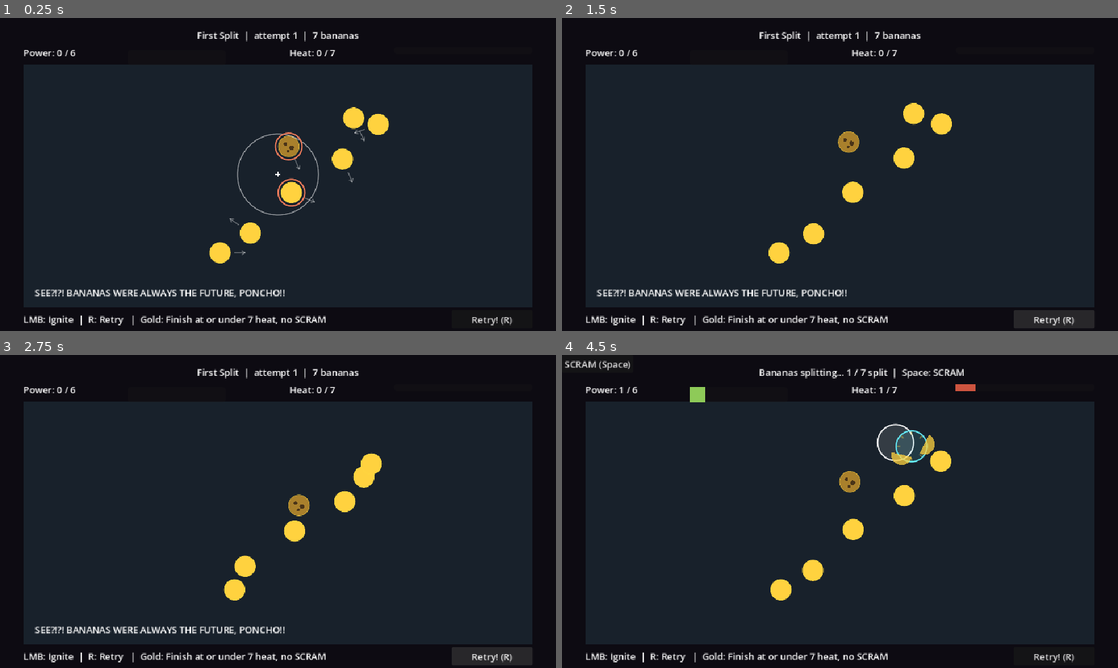
Above: before the commit, frames 1-4 (two rows, left to right).
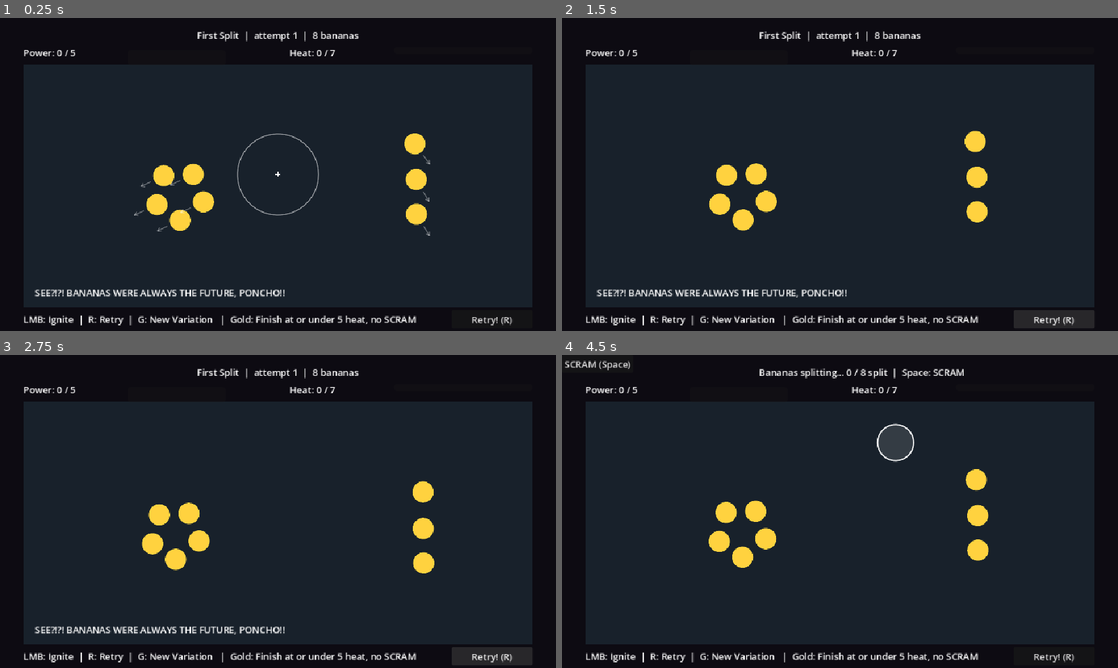
Above: after the commit, the same moments.

Repository: UnderstoodUseYourUsernameHere/banana-fission
Game: Godot game, scene res://scenes/main.tscn
The game is run twice, just before and just after one commit, with the same random seed, the same clock (stepped at 60 frames per second) and the same inputs.
Inputs (mouse positions are in pixels of both pictures, inside the frame that each line leads up to):
- Up to frame 1 (0.25 s): no input
- Up to frame 2 (1.5 s): click "Retry! (R)" at 0.5 s; click "Retry! (R)" at 1.25 s
- Up to frame 3 (2.75 s): click "Retry! (R)" at 2 s
- Up to frame 4 (4.5 s): tap Enter at 2.75 s; move the mouse to (962, 495) at 2.77 s; hold Right 2.78-3.5 s; hold G (new_layout) 2.78-3.5 s; click (962, 495) at 2.92 s; tap Space (scram) at 3.05 s; drag from (728, 527) to (812, 574) at 3.52 s; tap R (restart) at 4.25 s; move the mouse to (895, 442) at 4.27 s; press the mouse at (895, 442) at 4.28 s; hold Right from 4.28 s (still down)

The runs differ from the first frame. In frame 1, 4.3% of the frame differs, in the area x 12-78%, y 4-99%; in frame 2, 4.0%; in frame 3, 3.9%; in frame 4, 4.5%, in the area x 10-77%, y 4-99%.

Commit message:
feat: add directed movement controls to generated formations

Diff:
--- a/scenes/levels/level_01.tscn
+++ b/scenes/levels/level_01.tscn
@@ -1,55 +1,40 @@
 [gd_scene format=3 uid="uid://lcivk4n1sl6u"]
 
 [ext_resource type="Script" uid="uid://b5nhbirq8p17h" path="res://scripts/level.gd" id="1_i2aat"]
-[ext_resource type="PackedScene" uid="uid://chn41nef2631r" path="res://scenes/banana.tscn" id="2_2djvx"]
 [ext_resource type="Script" uid="uid://bhow36grxpksq" path="res://scripts/formation_rule.gd" id="2_uvc87"]
 
 [sub_resource type="Resource" id="Resource_c5o3r"]
 script = ExtResource("2_uvc87")
+guaranteed_solution = true
+anchor = Vector2(300, 290)
+anchor_jitter = Vector2(20, 15)
+spacing_jitter = 3.0
+drift_speed = 20.0
+speed_jitter = 7.0
+drift_angle_degrees = 21.0
+direction_mode = 1
+metadata/_custom_type_script = "uid://bhow36grxpksq"
+
+[sub_resource type="Resource" id="Resource_2djvx"]
+script = ExtResource("2_uvc87")
+normal_count = 3
+pattern = 0
+anchor = Vector2(730, 250)
+anchor_jitter = Vector2(20, 20)
+spacing = 62.0
+spacing_jitter = 3.0
+position_jitter = 2.0
+rotation_degrees = 90.0
+rotation_jitter_degrees = 20.0
+separation_from_others = 200.0
+wall_margin = 35.0
 metadata/_custom_type_script = "uid://bhow36grxpksq"
 
 [node name="Level" type="Node2D" unique_id=964198586]
 script = ExtResource("1_i2aat")
 title = "First Split"
 ratticus_line = "SEE?!?! BANANAS WERE ALWAYS THE FUTURE, PONCHO!!"
-gold_heat_limit = 8
-formations = Array[ExtResource("2_uvc87")]([SubResource("Resource_c5o3r")])
-
-[node name="Banana" parent="." unique_id=993941136 instance=ExtResource("2_2djvx")]
-position = Vector2(500, 300)
-drift_speed = 14.0
-start_angle_degrees = 22.0
-
-[node name="Banana2" parent="." unique_id=71259297 instance=ExtResource("2_2djvx")]
-position = Vector2(488, 199)
-kind = 1
-reaction_radius = 160.0
-power_yield = 3
-heat_yield = 4
-drift_speed = 100.0
-start_angle_degrees = 65.0
-
-[node name="Banana3" parent="." unique_id=1745667669 instance=ExtResource("2_2djvx")]
-position = Vector2(600, 150)
-drift_speed = 100.0
-start_angle_degrees = 65.0
-
-[node name="Banana4" parent="." unique_id=213498638 instance=ExtResource("2_2djvx")]
-position = Vector2(660, 181)
-drift_speed = 30.0
-start_angle_degrees = 160.0
-
-[node name="Banana5" parent="." unique_id=1736657249 instance=ExtResource("2_2djvx")]
-position = Vector2(589, 238)
-drift_speed = 24.0
-start_angle_degrees = 67.0
-
-[node name="Banana6" parent="." unique_id=248285369 instance=ExtResource("2_2djvx")]
-position = Vector2(438, 375)
-drift_speed = 27.0
-start_angle_degrees = 215.0
-
-[node name="Banana7" parent="." unique_id=558535088 instance=ExtResource("2_2djvx")]
-position = Vector2(365, 405)
-drift_speed = 60.0
-start_angle_degrees = 360.0
+power_target = 5
+gold_heat_limit = 5
+fixed_seed = 12345
+formations = Array[ExtResource("2_uvc87")]([SubResource("Resource_c5o3r"), SubResource("Resource_2djvx")])
--- a/scenes/levels/level_02.tscn
+++ b/scenes/levels/level_02.tscn
@@ -1,16 +1,7 @@
 [gd_scene format=3 uid="uid://bomelqoasq4ti"]
 
 [ext_resource type="Script" uid="uid://b5nhbirq8p17h" path="res://scripts/level.gd" id="1_vq1pa"]
-[ext_resource type="Script" uid="uid://bbbhkkqquiygk" path="res://scripts/spawn_rule.gd" id="2_3acmf"]
 [ext_resource type="PackedScene" uid="uid://chn41nef2631r" path="res://scenes/banana.tscn" id="2_c5o3r"]
-
-[sub_resource type="Resource" id="Resource_i2aat"]
-script = ExtResource("2_3acmf")
-count = 8
-speed_min = 49.0
-speed_max = 106.0
-min_spacing = 46.0
-metadata/_custom_type_script = "uid://bbbhkkqquiygk"
 
 [node name="Level" type="Node2D" unique_id=964198586]
 script = ExtResource("1_vq1pa")
@@ -19,7 +10,6 @@
 power_target = 7
 heat_limit = 8
 gold_heat_limit = 9
-spawn_rules = Array[ExtResource("2_3acmf")]([SubResource("Resource_i2aat")])
 
 [node name="Banana" parent="." unique_id=993941136 instance=ExtResource("2_c5o3r")]
 position = Vector2(345, 45)
--- a/scripts/formation_rule.gd
+++ b/scripts/formation_rule.gd
@@ -7,27 +7,38 @@
 	ARC
 }
 
+enum DirectionMode {
+	ANGLE,
+	TOWARD_POINT,
+	AWAY_FROM_POINT
+}
+
 @export_group("Contents")
 @export_range(0, 30, 1) var normal_count: int = 5
 @export_range(0, 10 ,1) var overripe_count: int = 0
 
 @export var guaranteed_solution: bool = false ## Means this formation must have a solution
+@export var shuffle_kinds: bool = true
 
 @export_group("Shape")
 @export var pattern: Pattern = Pattern.RING
 @export var anchor: Vector2 = Vector2(480.0, 290.0)
 @export var anchor_jitter: Vector2 = Vector2(30.0, 30.0)
-@export_range(38.0, 100.0, 1.0) var spacing: float = 4.0
+@export_range(38.0, 100.0, 1.0) var spacing: float = 55.0
 @export_range(0.0, 15.0, 1.0) var spacing_jitter: float = 4.0
 @export_range(0.0, 12.0, 1.0) var position_jitter: float = 3.0
 @export_range(-180.0, 180.0, 1.0) var rotation_degrees: float = 0.0
+@export_range(0.0, 180.0, 1.0) var rotation_jitter_degrees: float = 180.0
 @export_range(30.0, 330.0, 1.0) var arc_degrees: float = 180.0
-@export_range(36.0, 220.0, 1.0) var seperation_from_others: float = 80.0
+@export_range(36.0, 220.0, 1.0) var separation_from_others: float = 80.0
 @export_range(0.0, 150.0, 1.0) var wall_margin: float = 50.0
 
 @export_group("Motion")
 @export_range(0.0, 160.0, 1.0) var drift_speed: float = 60.0
 @export_range(0.0, 30.0, 1.0) var speed_jitter: float = 4.0
+@export_range(0.0, 30.0, 1.0) var individual_speed_jitter: float = 0.0
 @export_range(0.0, 360.0, 1.0) var drift_angle_degrees: float = 0.0
+@export var direction_mode: DirectionMode = DirectionMode.ANGLE
+@export var motion_target: Vector2 = Vector2(480.0, 290.0)
 @export_range(0.0, 180.0, 1.0) var drift_angle_jitter_degrees: float = 180.0
 @export_range(0.0, 25.0, 1.0) var individual_angle_jitter_degrees: float = 4.0 ## Jitter degrees per banana, ignored when guaranteed is on
--- a/scripts/level_generator.gd
+++ b/scripts/level_generator.gd
@@ -85,7 +85,8 @@
 	for _index in range(rule.overripe_count):
 		kinds.append(Banana.Kind.OVERRIPE)
 
-	_shuffle_kinds(kinds, rng)
+	if rule.shuffle_kinds:
+		_shuffle_kinds(kinds, rng)
 
 	for _attempt in range(MAX_FORMATION_TRIES):
 		var chosen_spacing: float = maxf(MIN_INTERNAL_DISTANCE, rule.spacing + rng.randf_range(-rule.spacing_jitter, rule.spacing_jitter))
@@ -150,8 +151,22 @@
 			rule.drift_speed + rng.randf_range(-rule.speed_jitter, rule.speed_jitter)
 		)
 
+		var base_angle: float = rule.drift_angle_degrees
+		match rule.direction_mode:
+			FormationRule.DirectionMode.TOWARD_POINT:
+				var toward_target: Vector2 = (rule.motion_target - center)
+				if toward_target.length_squared() > 0.001:
+					base_angle = rad_to_deg(toward_target.angle())
+			FormationRule.DirectionMode.AWAY_FROM_POINT:
+				var away_from_target: Vector2 = (center - rule.motion_target)
+				if away_from_target.length_squared() > 0.001:
+					base_angle = rad_to_deg(away_from_target.angle())
+
 		var shared_angle: float = (
-			rule.drift_angle_degrees + rng.randf_range(-rule.drift_angle_jitter_degrees, rule.drift_angle_jitter_degrees)
+			base_angle + rng.randf_range(
+				-rule.drift_angle_jitter_degrees,
+				rule.drift_angle_jitter_degrees
+			)
 		)
 
 		var specs: Array[Dictionary] = []
@@ -164,8 +179,8 @@
 				speed = maxf(
 					0.0,
 					shared_speed + rng.randf_range(
-						-rule.speed_jitter,
-						rule.speed_jitter
+						-rule.individual_speed_jitter,
+						rule.individual_speed_jitter
 					)
 				)
 
@@ -296,7 +311,7 @@
 	var heat: int = 0
 
 	for spec in specs:
-		var which: Banana.Kind = spec["Kind"]
+		var which: Banana.Kind = spec["kind"]
 		var stats: Dictionary = Banana.stats_for_kind(which)
 
 		power += int(stats["power"])
--- a/scripts/main.gd
+++ b/scripts/main.gd
@@ -45,6 +45,7 @@
 var earned_stars: int = 0
 
 var layout_ready: bool = false
+var layout_error: String = ""
 
 func _ready() -> void:
 	_load_level()
@@ -57,7 +58,7 @@
 	continue_button.pressed.connect(_on_continue_pressed)
 	scram_button.pressed.connect(_use_scram)
 	scram_button.visible = false
-	help_label.text = "LMB: Ignite  |  R: Retry   |  Gold: Finish at or under %d heat, no SCRAM" % mini(level.gold_heat_limit, heat_limit)
+	help_label.text = "LMB: Ignite  |  R: Retry  |  G: New Variation   |  Gold: Finish at or under %d heat, no SCRAM" % mini(level.gold_heat_limit, heat_limit)
 	_update_status()
 	print("Bananilator ready!")
 
@@ -97,6 +98,12 @@
 		_use_scram()
 		return
 
+	if event.is_action_pressed("new_layout"):
+		get_viewport().set_input_as_handled()
+		Progress.attempt_seed = 0
+		get_tree().reload_current_scene()
+		return
+
 	if event.is_action_pressed("next_level"):
 		get_viewport().set_input_as_handled()
 		Progress.current_level = (Progress.current_level + 1) % Progress.level_count()
@@ -108,6 +115,8 @@
 		get_tree().change_scene_to_file("res://scenes/title.tscn")
 
 func _physics_process(delta: float) -> void:
+	if not layout_ready:
+		return
 
 	if state == RoundState.AIMING or state == RoundState.REACTING:
 		var chamber_bounds: Rect2 = chamber.get_global_rect()
@@ -183,6 +192,13 @@
 
 func _update_status() -> void:
 	_update_readouts()
+
+	if not layout_ready:
+		status.text = "FORMATION ERROR  |  See Output  |  Esc: menu"
+		continue_button.visible = false
+		scram_button.visible = false
+		return
+
 	scram_button.visible = (state == RoundState.REACTING and not scram_used)
 	var scram_prefix: String = "SCRAMMED - " if scram_used else ""
 
@@ -261,7 +277,66 @@
 			continue
 		bananas.append(banana)
 		banana.split_occurred.connect(_on_banana_split)
-	layout_ready = true
+	layout_ready = _generate_bananas(Progress.attempt_seed)
+
+func _generate_bananas(seed_value: int) -> bool:
+	layout_error = ""
+
+	if level.formations.is_empty():
+		if bananas.is_empty():
+			layout_error = "Level has no formations or authored bananas"
+			push_error(layout_error)
+			return false
+		return true
+	var existing: Array[Vector2] = []
+
+	for banana in bananas:
+		existing.append(banana.global_position)
+
+	var generation: Dictionary = LevelGenerator.generate(
+		level.formations,
+		chamber.get_global_rect(),
+		existing,
+		seed_value,
+		power_target,
+		heat_limit,
+		level.require_solution_formation
+	)
+
+	if not generation.get("ok", false):
+		layout_error = str(
+			generation.get("error", "Unknown formation error.")
+		)
+		push_error(
+			"Level '%s': %s" % [level.title, layout_error]
+		)
+		return false
+
+	var specs: Array = generation["specs"]
+	if specs.is_empty() and bananas.is_empty():
+		layout_error = "Formation recipe generated... no bananas...."
+		push_error(layout_error)
+		return false
+
+	for spec in specs:
+		var banana := BANANA_SCENE.instantiate() as Banana
+		var world_position: Vector2 = spec["position"]
+
+		banana.kind = spec["kind"]
+		banana.drift_speed = float(spec["speed"])
+		banana.start_angle_degrees = float(spec["angle"])
+
+		banana.position = level.to_local(world_position)
+		banana.split_occurred.connect(_on_banana_split)
+
+		level.add_child(banana)
+		bananas.append(banana)
+
+	print(
+		"Generated %d bananas for '%s' using seed %d." % [specs.size(), level.title, seed_value]
+	)
+
+	return true
 
 func _won() -> bool:
 	return heat_total <= heat_limit and power_total >= power_target
